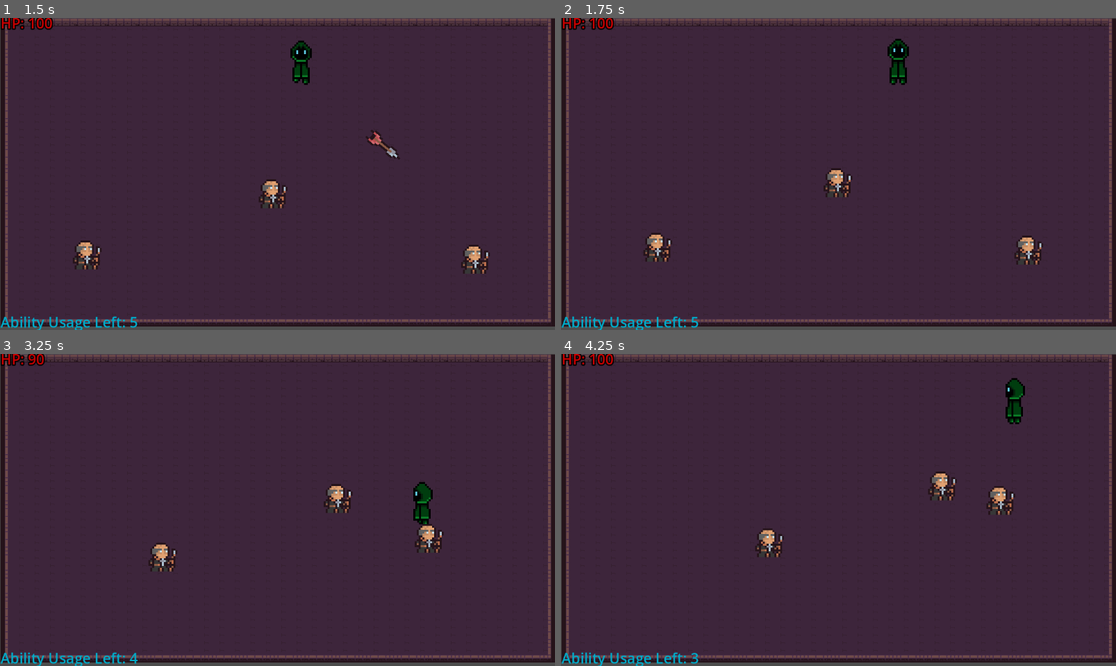
Above: before the commit, frames 1-4 (two rows, left to right).
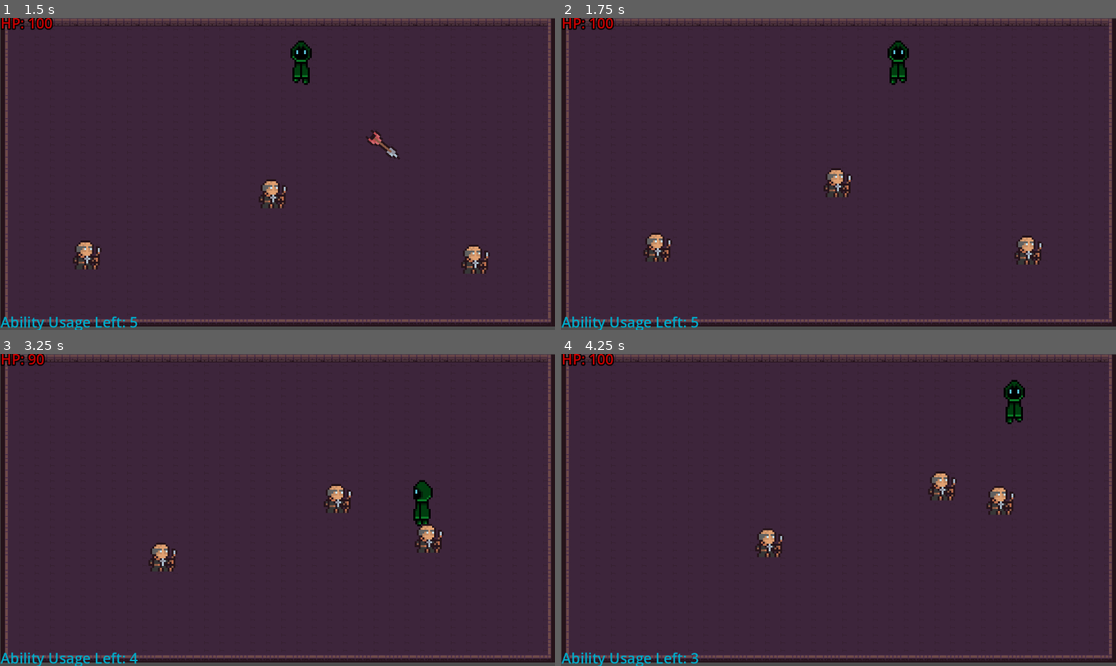
Above: after the commit, the same moments.

Repository: Unnamed-Roguelike-Game/Game
Game: Godot game, scene res://Main_Menu.tscn
Two runs of this game, one before a commit and one after it. Both use one fixed random seed, a clock stepped at 60 frames per second and the inputs below.
Inputs (mouse positions are in pixels of both pictures, inside the frame that each line leads up to):
- Up to frame 1 (1.5 s): click "Play" at 0.5 s; move the mouse to (399, 158) at 1.27 s; hold D (right) from 1.28 s (still down); click (399, 158) at 1.35 s
- Up to frame 2 (1.75 s): keep holding D (right)
- Up to frame 3 (3.25 s): move the mouse to (166, 525) at 2.02 s; release D (right) at 2.03 s; hold S (down) 2.03-2.78 s; tap E (use_ability) at 2.1 s; move the mouse to (333, 441) at 2.77 s; hold D (right) from 2.78 s (still down); click (333, 441) at 2.85 s
- Up to frame 4 (4.25 s): move the mouse to (810, 572) at 3.52 s; release D (right) at 3.53 s; hold W (up) from 3.53 s (still down); tap E (use_ability) at 3.6 s

Frame 1 is identical in both runs. In frame 2, 0.2% of the frame differs, in the area x 58-63%, y 6-22%; in frame 3, 0.1%; in frame 4, 0.3%, in the area x 79-84%, y 7-23%.

Commit message:
Clean code a bit more, add comments

Diff:
--- a/Unnamed Roguelike Game/Player.gd
+++ b/Unnamed Roguelike Game/Player.gd
@@ -38,24 +38,29 @@
 
 	var mouse_direction: Vector2 = get_local_mouse_position().normalized()
 
+	flip_sprite_direction(mouse_direction)
+
+	# vertical_range represents the angle of the mouse relative to the character
+	# within_vertical_range will check if the mouse is within the bounds of vertical_range,
+	# to determine if the player is looking far up/down enough to justify making them
+	# face forward/back in their sprite, note that 0.8 is some arbitrary number, could be higher or lower
+	var vertical_range: float = 0.8
+	var within_vertical_range: bool = mouse_direction.x > -vertical_range and mouse_direction.x < vertical_range
+
 	# Player is not moving
 	if input_direction == Vector2.ZERO:
-		flip_sprite_direction(mouse_direction)
-
-		if mouse_direction.y < 0 and (mouse_direction.x > -0.75 and mouse_direction.x < 0.75):
+		if mouse_direction.y < 0 and within_vertical_range:
 			animated_sprite_2d.play("IdleBack")
-		elif mouse_direction.y > 0  and (mouse_direction.x > -0.75 and mouse_direction.x < 0.75):
+		elif mouse_direction.y > 0  and within_vertical_range:
 			animated_sprite_2d.play("IdleForward")
 		else:
 			animated_sprite_2d.play("IdleSide")
 
 	# Player is moving
 	else:
-		flip_sprite_direction(mouse_direction)
-
-		if mouse_direction.y < 0 and (mouse_direction.x > -0.75 and mouse_direction.x < 0.75):
+		if mouse_direction.y < 0 and within_vertical_range:
 			animated_sprite_2d.play("RunBack")
-		elif mouse_direction.y > 0  and (mouse_direction.x > -0.75 and mouse_direction.x < 0.75):
+		elif mouse_direction.y > 0  and within_vertical_range:
 			animated_sprite_2d.play("RunForward")
 		else:
 			animated_sprite_2d.play("RunSide")
